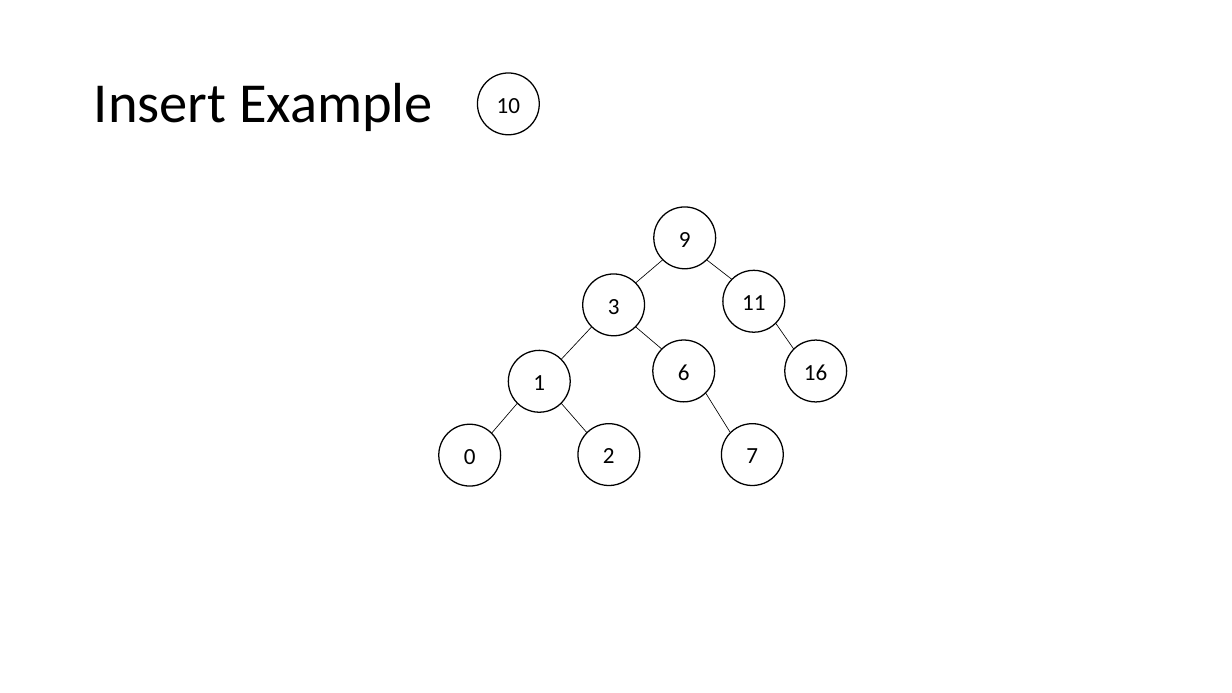
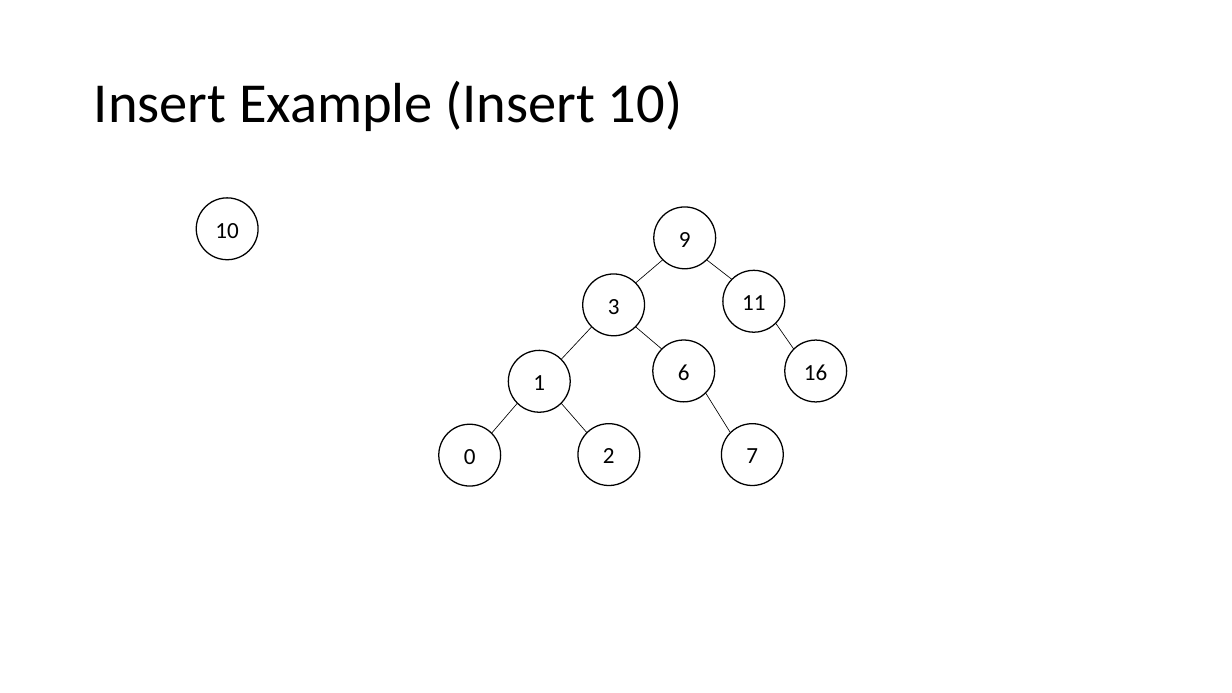
Before and after one commit to natebrunelle/cse332, a slide deck: slide 9 of markdown/files/slides/lecture9_avl2.pptx (slide 10 before the commit). Drawn at 1232x693 pixels with LibreOffice and Linux fonts; fonts in the diff are those of the drawing. Boxes give left, top, right and bottom in pixels: in the first picture for what was removed or moved away, otherwise in the second. Text is boxed around its words. In the diff, an @@ line names an element or a change of style, - is before the commit and + after.

```diff
--- a/markdown/files/slides/lecture9_avl2.pptx
+++ b/markdown/files/slides/lecture9_avl2.pptx
@@ title at bbox=[94, 81, 682, 131]: text changed @@
-Insert Example
+Insert Example (Insert 10)
@@ ellipse "10": place and size @@
-ellipse "10" at bbox=[478, 73, 540, 135]
+ellipse "10" at bbox=[196, 198, 258, 260]
```
Also in this commit, not shown: 15 other slides changed, 1 slide added, 2 slides removed, 9 other files.
